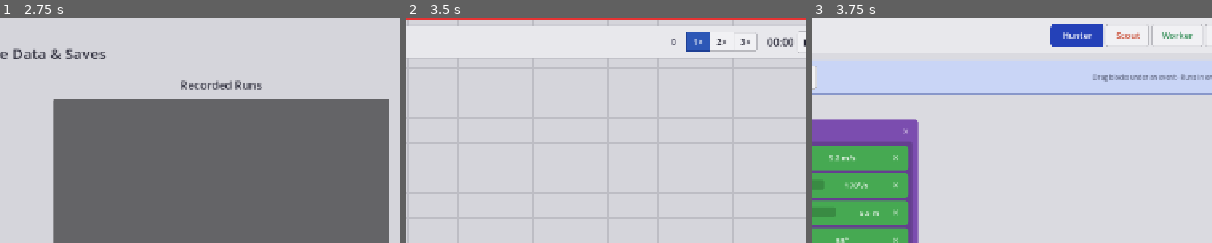
Above: before the commit, frames 1-3 (left to right).
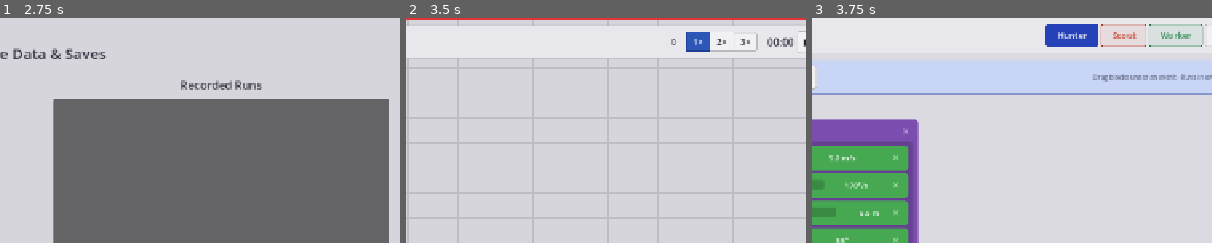
Above: after the commit, the same moments.

Repository: GMU-ASRC/astro-swarm
Game: Godot game, scene res://levels/Arena.tscn
Same seed, same stepped clock (60 frames per second), same inputs: the game is played once before the commit and once after it. This scene is started directly instead of the project's main scene.
Inputs (mouse positions are % of the whole screen's width and height, from its top left):
- Up to frame 1 (2.75 s): click (8, 5) at 0.5 s; click (21, 86) at 1.27 s; type "Alex" at 1.35 s; click "Export to Video" at 2 s
- Up to frame 2 (3.5 s): click "Back to Simulator" at 2.75 s
- Up to frame 3 (3.75 s): click (11, 5) at 3.5 s
The pictures show only the part of the screen within x 47-97%, y 0-50%; the shares and areas given below are measured in that part.

Frames 1-2 are identical in both runs. In frame 3, 1.3% of the frame differs, in the area x 58-98%, y 2-13%.

Commit message:
Fix robot collision sticking, Scout tab truncation, double kill count

Diff:
--- a/entities/robot/Robot.gd
+++ b/entities/robot/Robot.gd
@@ -11,6 +11,9 @@
 var controller_index: int = -1
 var _color: Color
 const STICK_DEADZONE := 0.18
+
+var _collision_cooldown: float = 0.0
+const COLLISION_BOUNCE_TIME := 0.35
 
 var trail_enabled: bool = false
 var pin_coords: bool = false
@@ -98,9 +101,10 @@
 		return
 	var ts: float = SimulationManager.settings.time_scale
 	var scaled_delta: float = delta * ts
+	_collision_cooldown = max(0.0, _collision_cooldown - delta)
 	if is_controlled:
 		_poll_control_input()
-	elif has_node("Interpreter"):
+	elif _collision_cooldown <= 0.0 and has_node("Interpreter"):
 		$Interpreter.process_behavior(scaled_delta)
 	var cfg := SimulationManager.get_type_config(type_id)
 	rotation += turn_input * cfg.turn_speed * scaled_delta
@@ -110,8 +114,11 @@
 	var r := dot_radius
 	global_position.x = clampf(global_position.x, r, s.x - r)
 	global_position.y = clampf(global_position.y, r, s.y - r)
-	if not is_controlled and get_slide_collision_count() > 0:
-		turn_input = randf_range(0.5, 1.5)
+	if not is_controlled and _collision_cooldown <= 0.0 and get_slide_collision_count() > 0:
+		_collision_cooldown = COLLISION_BOUNCE_TIME
+		forward_input = 0.0
+		var dir: float = 1.0 if randf() > 0.5 else -1.0
+		turn_input = dir * randf_range(0.8, 1.5)
 
 func _poll_control_input():
 	if controller_index >= 0:
--- a/entities/ship/Spaceship.gd
+++ b/entities/ship/Spaceship.gd
@@ -355,6 +355,8 @@
 	_fire_cooldown = FIRE_INTERVAL
 
 func take_damage(amount: float):
+	if hp <= 0.0:
+		return
 	hp -= amount
 	if hp <= 0.0:
 		destroyed.emit(self)
--- a/ui/workspace/Workspace.gd
+++ b/ui/workspace/Workspace.gd
@@ -47,15 +47,26 @@
 		btn.add_theme_color_override("font_color", t.color)
 		btn.add_theme_color_override("font_hover_color", t.color)
 		btn.add_theme_color_override("font_pressed_color", Color(1, 1, 1, 1))
-		var sb := StyleBoxFlat.new()
+		var _margins := func(s: StyleBoxFlat) -> StyleBoxFlat:
+			s.set_border_width_all(1)
+			s.set_corner_radius_all(3)
+			s.content_margin_left = 14
+			s.content_margin_right = 14
+			s.content_margin_top = 7
+			s.content_margin_bottom = 7
+			return s
+		var sb_normal := _margins.call(StyleBoxFlat.new())
+		sb_normal.bg_color = Color(t.color.r, t.color.g, t.color.b, 0.08)
+		sb_normal.border_color = t.color.darkened(0.15)
+		var sb_hover := _margins.call(StyleBoxFlat.new())
+		sb_hover.bg_color = Color(t.color.r, t.color.g, t.color.b, 0.18)
+		sb_hover.border_color = t.color
+		var sb := _margins.call(StyleBoxFlat.new())
 		sb.bg_color = t.color
 		sb.border_color = t.color
-		sb.set_border_width_all(1)
-		sb.set_corner_radius_all(3)
-		sb.content_margin_left = 14
-		sb.content_margin_right = 14
-		sb.content_margin_top = 7
-		sb.content_margin_bottom = 7
+		btn.add_theme_stylebox_override("normal", sb_normal)
+		btn.add_theme_stylebox_override("hover", sb_hover)
+		btn.add_theme_stylebox_override("focus", sb_normal)
 		btn.add_theme_stylebox_override("pressed", sb)
 		btn.add_theme_stylebox_override("hover_pressed", sb)
 		var type_id: String = t.id
